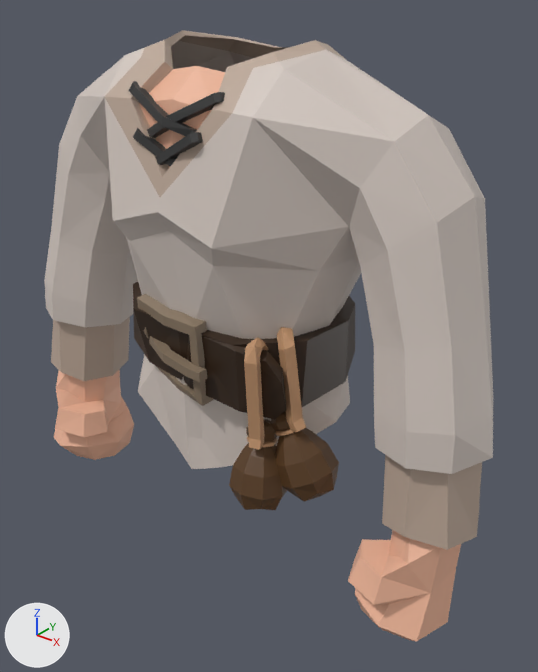
The COLLADA model Models/Blend/Chestplate/CommonFarmerChestplate.dae as it was, and as the next commit left it.
One viewpoint serves both versions: a 50 mm lens placed at (4.21, -4.79, 7.2), pointed at (0.28, 0.13, 4.14). The lights are fixed; the arrows at lower left show +X, +Y and +Z.

Objects in the first picture: 'Chest'.
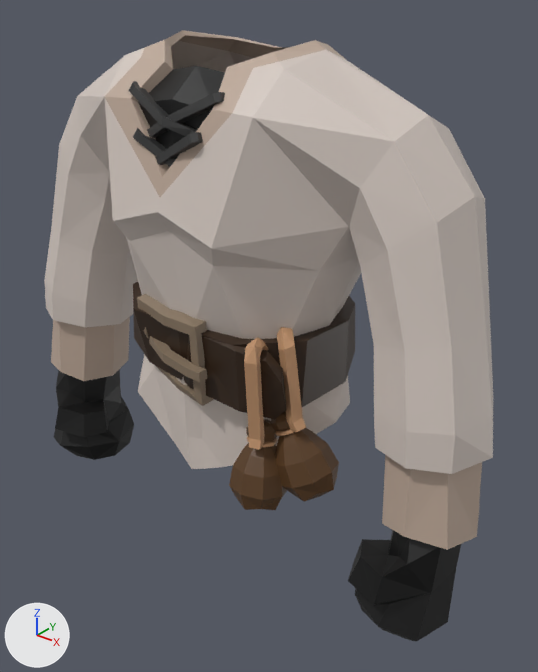
Pixel boxes (x1, y1, x2, y2) of what changed, in the pictures (538 x 672 px):
part 1 of me_untitled_004, recoloured (beige to black)
    both: (54, 66, 461, 642)

What changed in the scene script:
```text
Change me_untitled_004:
    where me_untitled_004.from_pydata(...)  # 760 vertices, 1452 faces; spans x -2.59..2.59, y -0.91..1.05, z 2.04..6.76
    used by ob_chest; location = (0.0, 0.0, 0.0)
    me_untitled_004 part 1: 222 faces centred in x -2.46..2.46, y -0.69..0.75, z 2.07..6.48 are repainted in the vertex colours; the middle colour goes from beige #f1b89b to black #000000
```
